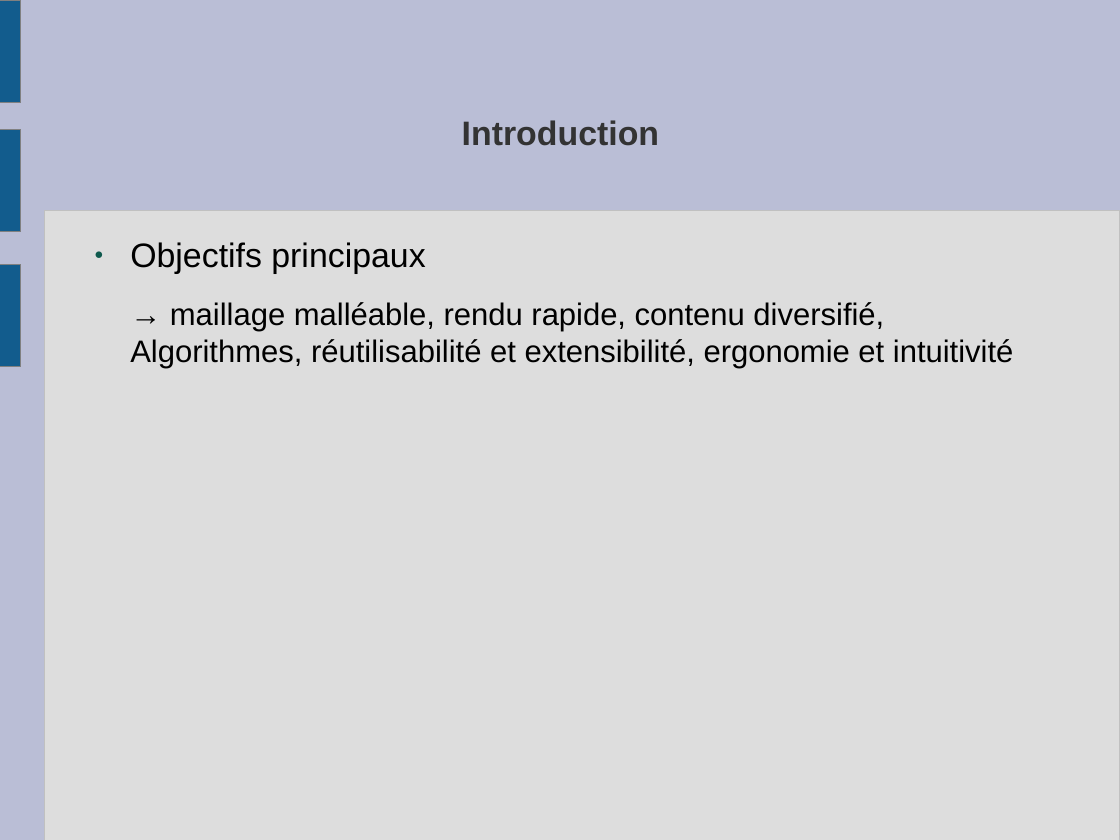
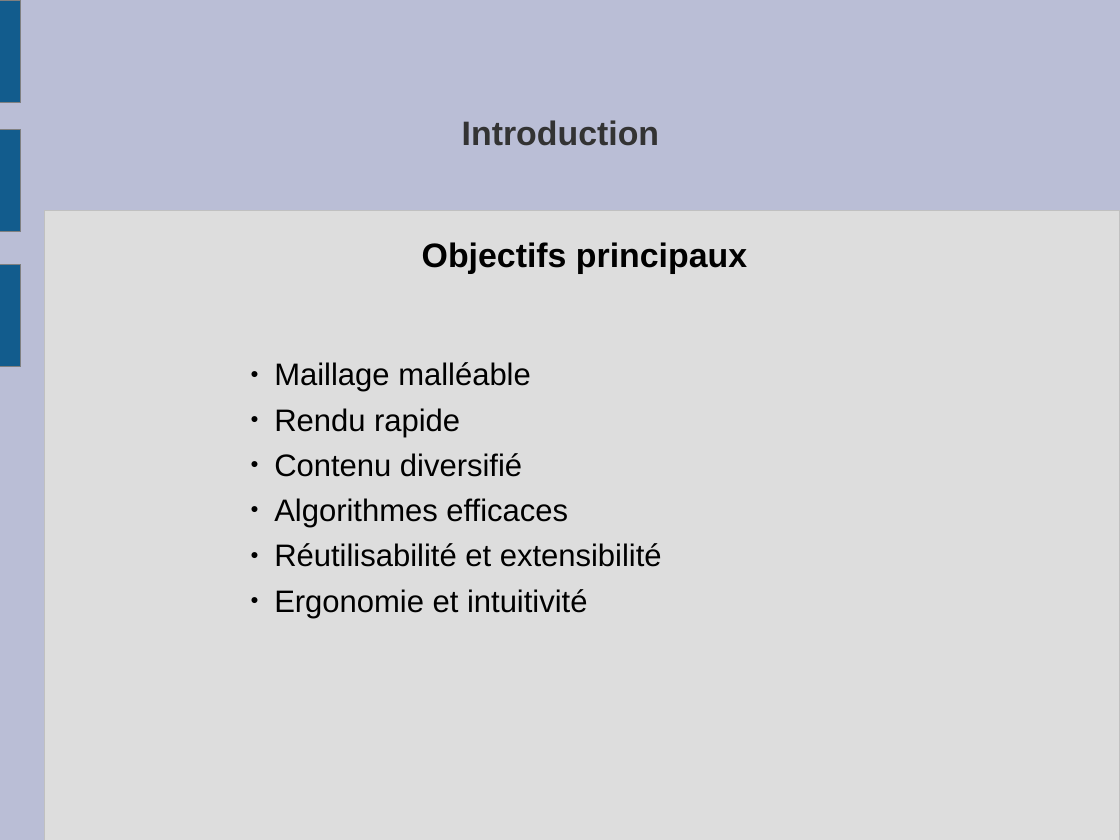
Before and after one commit to slvrgauthier/OpenSculpt, a slide deck: slide 4 of Documentation/Soutenance.odp. Drawn at 1120x840 pixels with LibreOffice and Linux fonts; fonts in the diff are those of the drawing. Boxes give left, top, right and bottom in pixels: in the first picture for what was removed or moved away, otherwise in the second. Text is boxed around its words. In the diff, an @@ line names an element or a change of style, - is before the commit and + after.

```diff
--- a/Documentation/Soutenance.odp
+++ b/Documentation/Soutenance.odp
@@ text at (422, 242, 747, 274): bold on in "Objectifs principaux"; alignment left to centre; bullet ● to none @@
@@ text at (274, 362, 662, 618): text changed @@
-→ maillage malléable, rendu rapide, contenu diversifié, Algorithmes, réutilisabilité et extensibilité, ergonomie et intuitivité
+      ● Maillage malléable
+      ● Rendu rapide
+      ● Contenu diversifié
+      ● Algorithmes efficaces
+      ● Réutilisabilité et extensibilité
+      ● Ergonomie et intuitivité
```
Also in this commit, not shown: 3 other slides changed, 1 other file.
